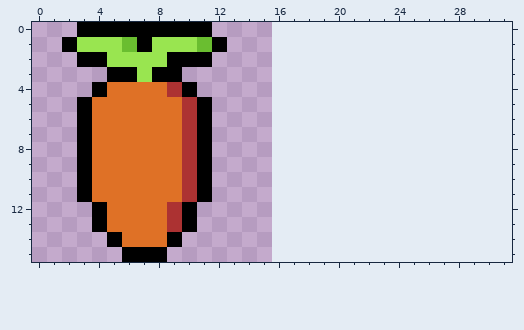
Edited in one commit: pixel-art file (src/entity/carrot/carrot.aseprite). The first picture shows the starting point.
16x16 pixels, 1 frame. The old version is drawn lined up with the new one, on the new canvas.
New version:
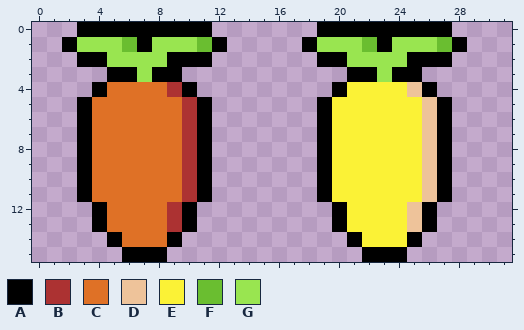
Palette (. is transparent): A #000000  B #ac3232  C #df7126  D #eec39a  E #fbf236  F #6abe30  G #99e550
Change:
canvas 16x16 -> 32x16
Changed rows in their new state; - is an unchanged pixel.
first column x 18:
 0 -AAAAAAAAA-
 1 AGGGFAGGGFA
 2 -AAGGGGAAA-
 3 ---AAGAA---
 4 --AEEEEDA--
 5 -AEEEEEEDA-
 6 -AEEEEEEDA-
 7 -AEEEEEEDA-
 8 -AEEEEEEDA-
 9 -AEEEEEEDA-
10 -AEEEEEEDA-
11 -AEEEEEEDA-
12 --AEEEEDA--
13 --AEEEEDA--
14 ---AEEEA---
15 ----AAA----
Pixel boxes of the changes (left, top, right, bottom) in both pictures:
added: (302, 22, 467, 262)
